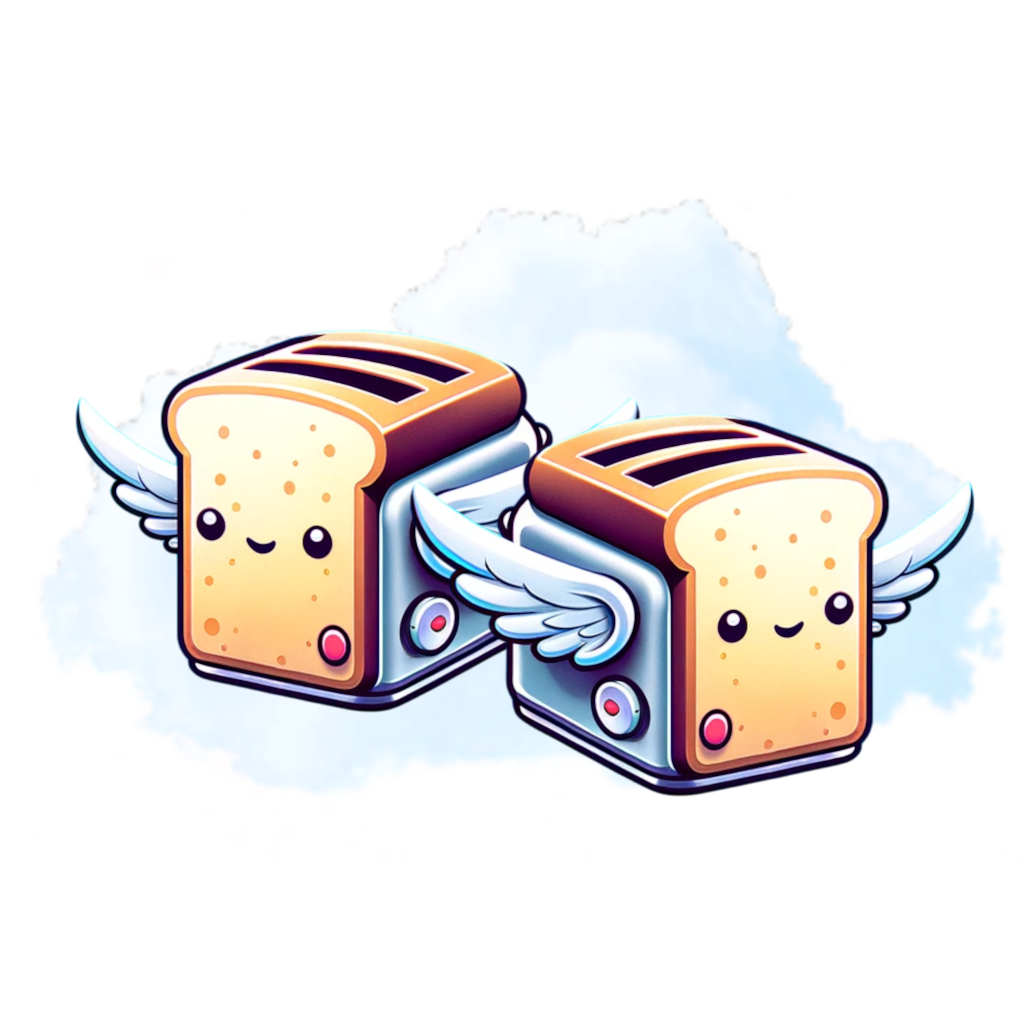
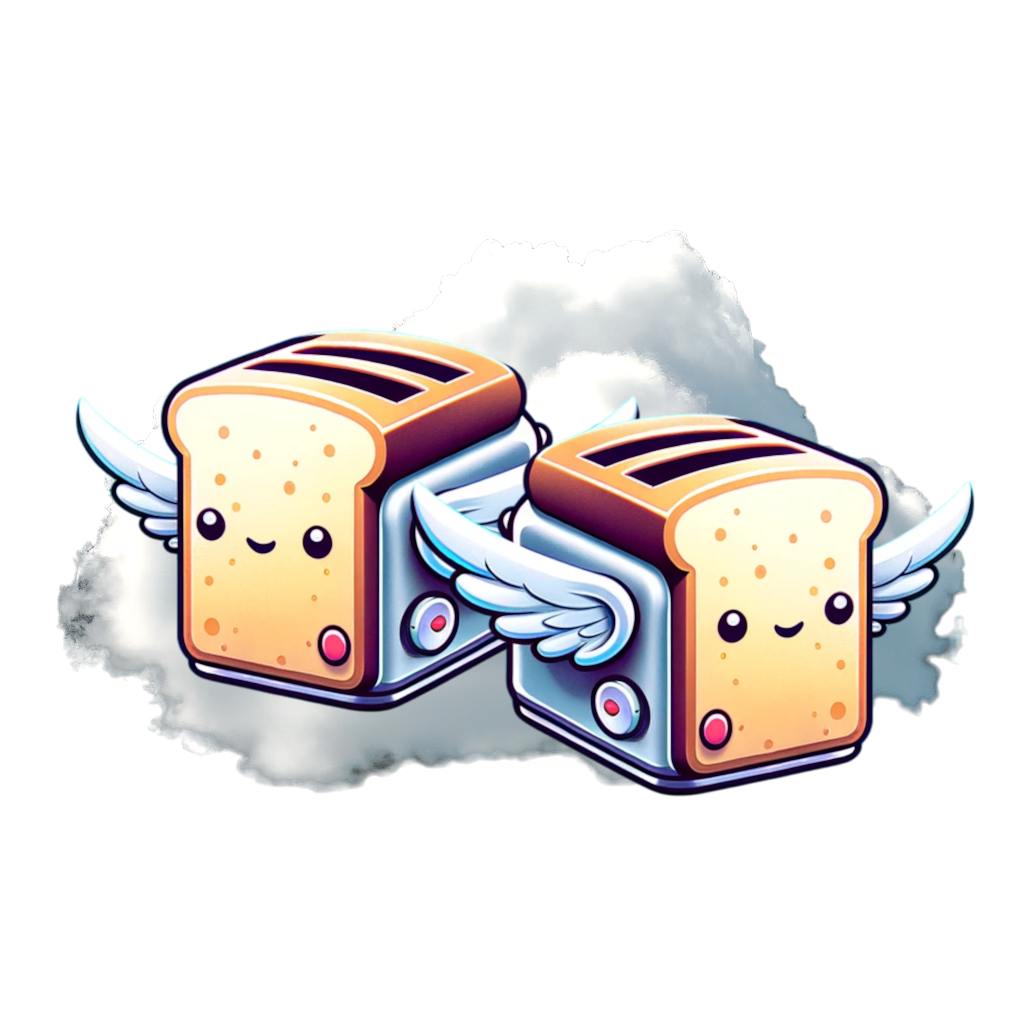
Comparing the layer stacks of the two 1024 x 1024 images. Changes:
renamed "Pasted Layer" to "Gemini_Generated_Image-Photoroom2.png", painted on it over (38, 197, 1008, 797)
